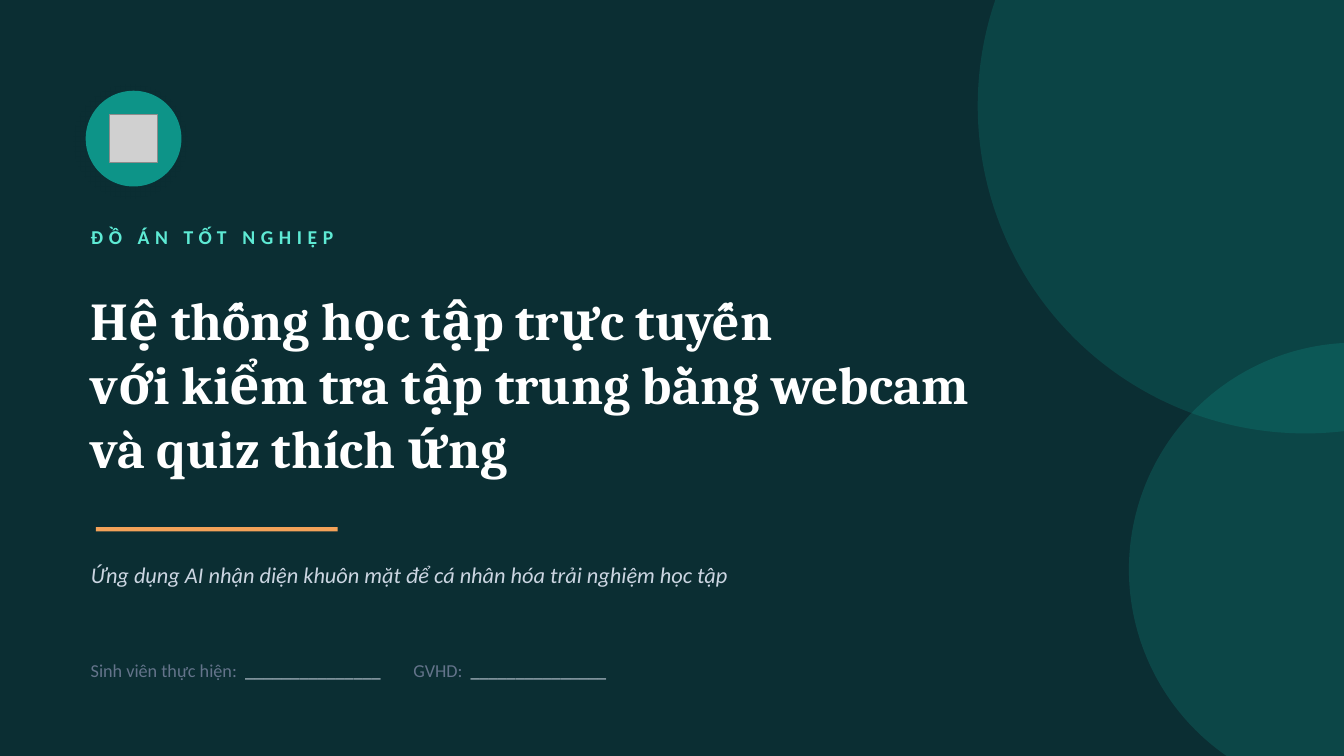
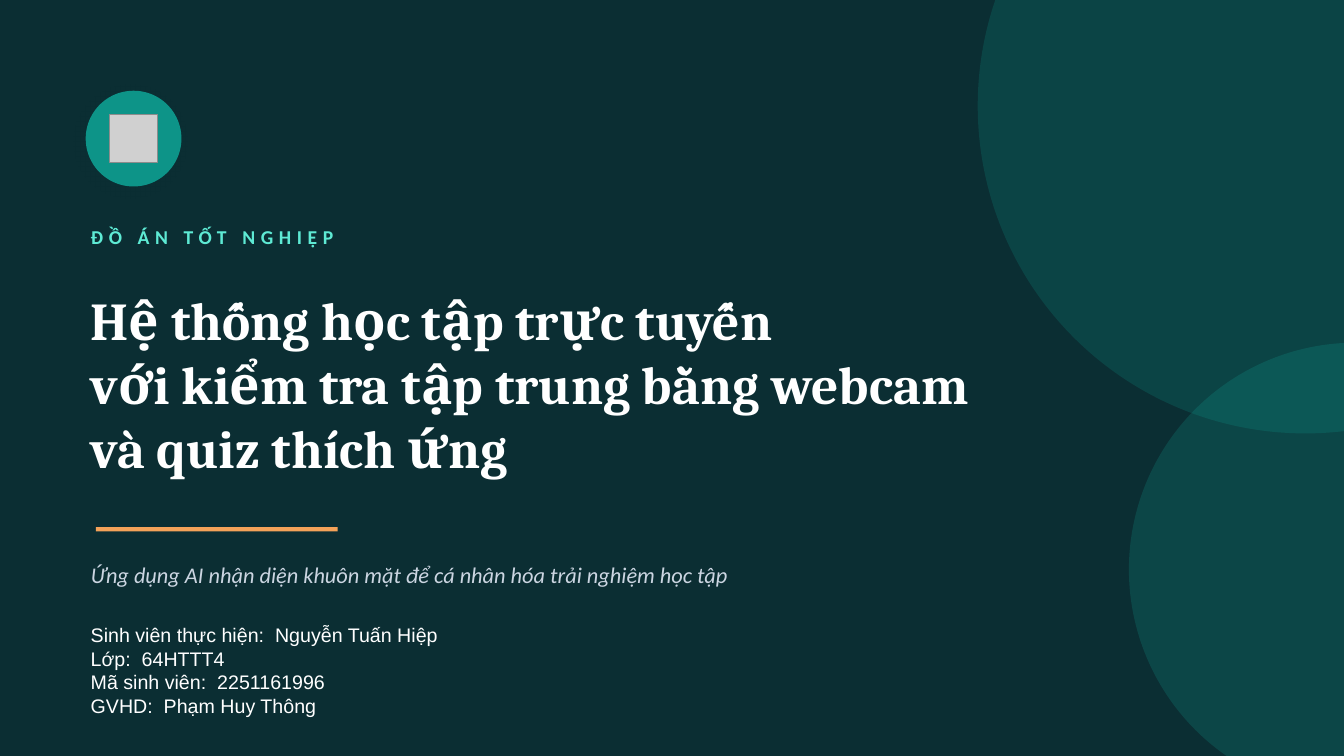
Before and after one commit to THiep03/final-example, a slide deck: slide 1 of Thuyet_trinh_DATN.pptx. Drawn at 1344x756 pixels with LibreOffice and Linux fonts; fonts in the diff are those of the drawing; grey boxes stand for pictures. Boxes give left, top, right and bottom in pixels: in the first picture for what was removed or moved away, otherwise in the second. Text is boxed around its words. In the diff, an @@ line names an element or a change of style, - is before the commit and + after.

```diff
--- a/Thuyet_trinh_DATN.pptx
+++ b/Thuyet_trinh_DATN.pptx
@@ text at box(91, 627, 437, 717): text changed; size 13 to 14 pt; font Calibri to Arial; text colour #CBD5E1 to #FFFFFF @@
-Sinh viên thực hiện: _______________ GVHD: _______________
+Sinh viên thực hiện: Nguyễn Tuấn Hiệp
+Lớp: 64HTTT4
+Mã sinh viên: 2251161996
+GVHD: Phạm Huy Thông
```
Also in this commit, not shown: 5 other slides changed, 2 other files.
